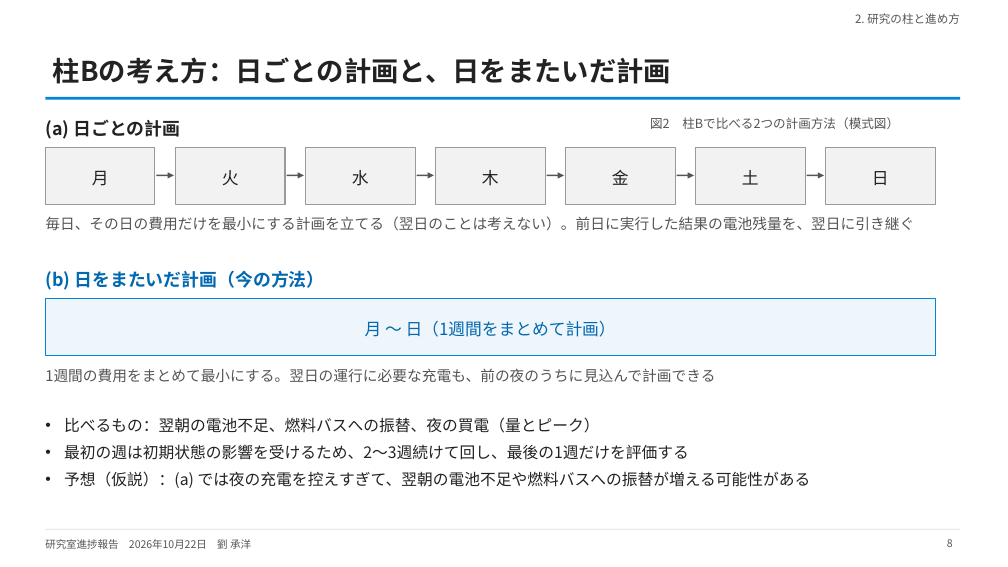
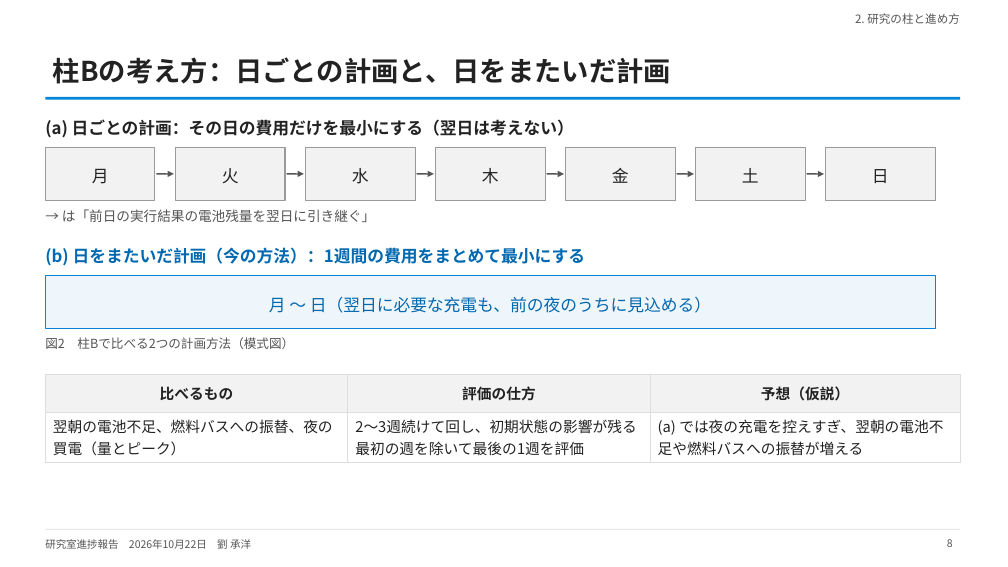
Before and after one commit to CYLIU2003/master-course, a slide deck: slide 8 of outcome/2026-10-22_lab_progress/lab_progress_20261022.pptx. Drawn at 1008x567 pixels with LibreOffice and Linux fonts; fonts in the diff are those of the drawing. Boxes give left, top, right and bottom in pixels: in the first picture for what was removed or moved away, otherwise in the second. Text is boxed around its words. In the diff, an @@ line names an element or a change of style, - is before the commit and + after.

```diff
--- a/outcome/2026-10-22_lab_progress/lab_progress_20261022.pptx
+++ b/outcome/2026-10-22_lab_progress/lab_progress_20261022.pptx
@@ text at (45, 119, 574, 138): text changed; size 17 to 16 pt @@
-(a) 日ごとの計画
+(a) 日ごとの計画：その日の費用だけを最小にする（翌日は考えない）
@@ rectangle: place and size @@
-rectangle at (45, 147, 155, 204)
+rectangle at (45, 147, 155, 200)
@@ rectangle: place and size @@
-rectangle at (175, 147, 285, 204)
+rectangle at (175, 147, 285, 200)
@@ rectangle: place and size @@
-rectangle at (306, 147, 415, 204)
+rectangle at (306, 147, 415, 200)
@@ rectangle: place and size @@
-rectangle at (436, 147, 545, 204)
+rectangle at (436, 147, 545, 200)
@@ rectangle: place and size @@
-rectangle at (566, 147, 675, 204)
+rectangle at (566, 147, 675, 200)
@@ rectangle: place and size @@
-rectangle at (696, 147, 805, 204)
+rectangle at (696, 147, 805, 200)
@@ rectangle: place and size @@
-rectangle at (826, 147, 935, 204)
+rectangle at (826, 147, 935, 200)
@@ text at (62, 209, 375, 222): text changed; size 14 to 13 pt @@
-毎日、その日の費用だけを最小にする計画を立てる（翌日のことは考えない）。前日に実行した結果の電池残量を、翌日に引き継ぐ
+→ は「前日の実行結果の電池残量を翌日に引き継ぐ」
@@ text at (45, 247, 586, 266): text changed; size 17 to 16 pt @@
-(b) 日をまたいだ計画（今の方法）
+(b) 日をまたいだ計画（今の方法）：1週間の費用をまとめて最小にする
@@ rectangle: place and size @@
-rectangle at (45, 299, 935, 355)
+rectangle at (45, 276, 935, 329)
@@ text at (269, 297, 711, 313): text changed @@
-月 〜 日（1週間をまとめて計画）
+月 〜 日（翌日に必要な充電も、前の夜のうちに見込める）
@@ text "図2 柱Bで比べる2つの計画方法（模式図）": place and size @@
-text "図2 柱Bで比べる2つの計画方法（模式図）" at (650, 117, 899, 129)
+text "図2 柱Bで比べる2つの計画方法（模式図）" at (45, 337, 294, 349)
@@ text removed at (45, 368, 715, 382) @@
-1週間の費用をまとめて最小にする。翌日の運行に必要な充電も、前の夜のうちに見込んで計画できる
@@ table added at (45, 374, 960, 460), 2 rows, 3 columns @@
+比べるもの | 評価の仕方 | 予想（仮説）
+翌朝の電池不足、燃料バスへの振替、夜の買電（量とピーク） | 2〜3週続けて回し、初期状態の影響が残る最初の週を除いて最後の1週を評価 | (a) では夜の充電を控えすぎ、翌朝の電池不足や燃料バスへの振替が増える
@@ text removed at (64, 417, 811, 488) @@
-• 比べるもの：翌朝の電池不足、燃料バスへの振替、夜の買電（量とピーク）
-• 最初の週は初期状態の影響を受けるため、2〜3週続けて回し、最後の1週だけを評価する
-• 予想（仮説）：(a) では夜の充電を控えすぎて、翌朝の電池不足や燃料バスへの振替が増える可能性がある
```
Also in this commit, not shown: 7 other slides changed, 2 slides added, 1 slide removed, 3 other files.
